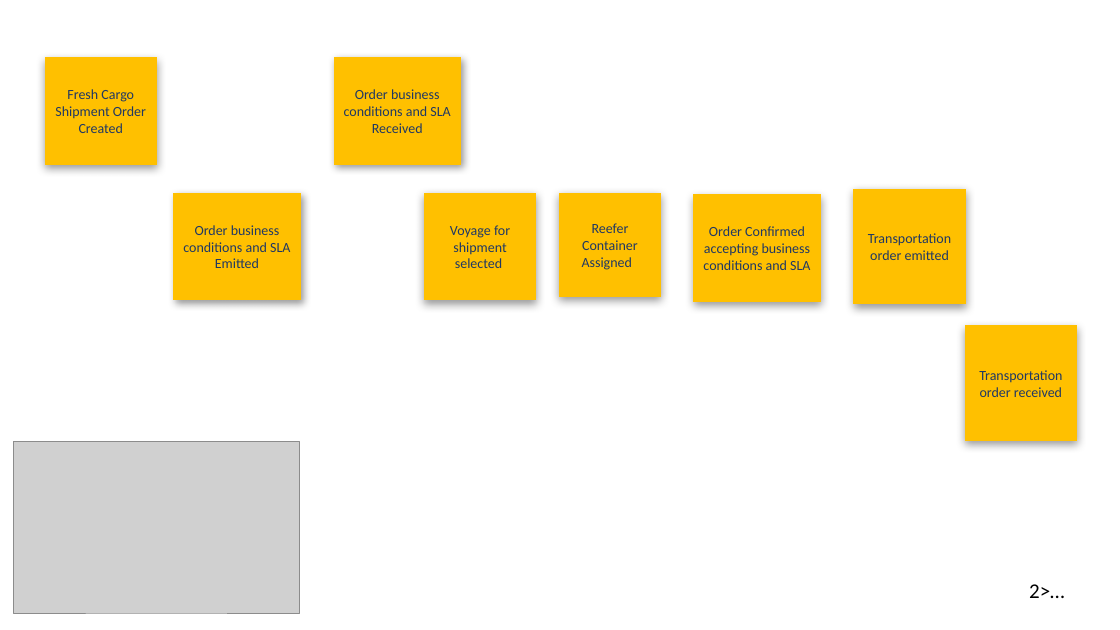
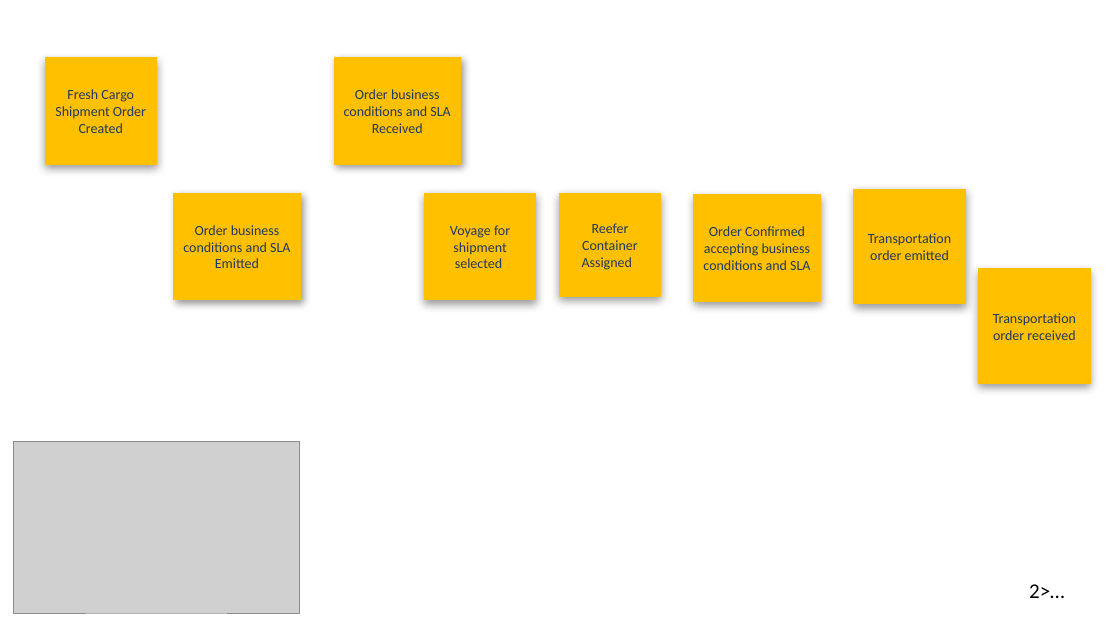
Before and after one commit to ibm-cloud-architecture/refarch-kc, a slide deck: slide 7 of analysis/kc-eventstorming.pptx. Drawn at 1120x630 pixels with LibreOffice and Linux fonts; fonts in the diff are those of the drawing; grey boxes stand for pictures. Boxes give left, top, right and bottom in pixels: in the first picture for what was removed or moved away, otherwise in the second. Text is boxed around its words. In the diff, an @@ line names an element or a change of style, - is before the commit and + after.

```diff
--- a/analysis/kc-eventstorming.pptx
+++ b/analysis/kc-eventstorming.pptx
@@ rectangle "Transportation order received": place and size @@
-rectangle "Transportation order received" at (965, 326, 1076, 441)
+rectangle "Transportation order received" at (979, 269, 1090, 384)
```
Also in this commit, not shown: 1 other slide changed, 33 other files.
